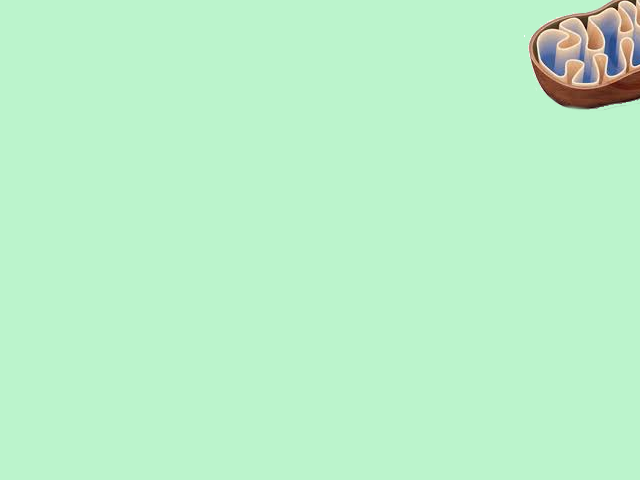
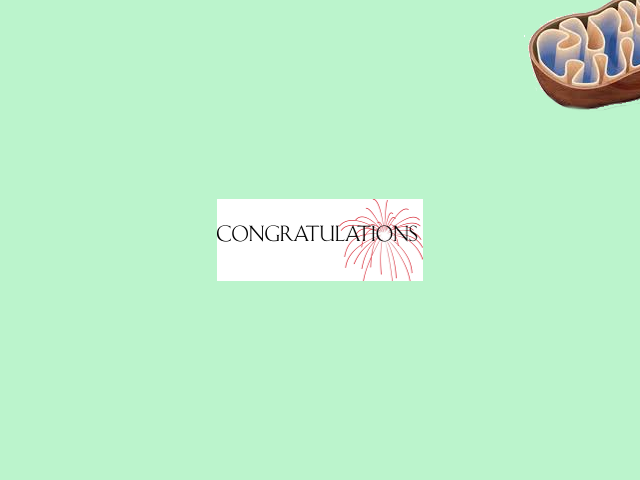
Layered file, before and after one edit (640px x 480px). Changes by layer:
painted on "Layer" over bbox(217, 199, 423, 281)
